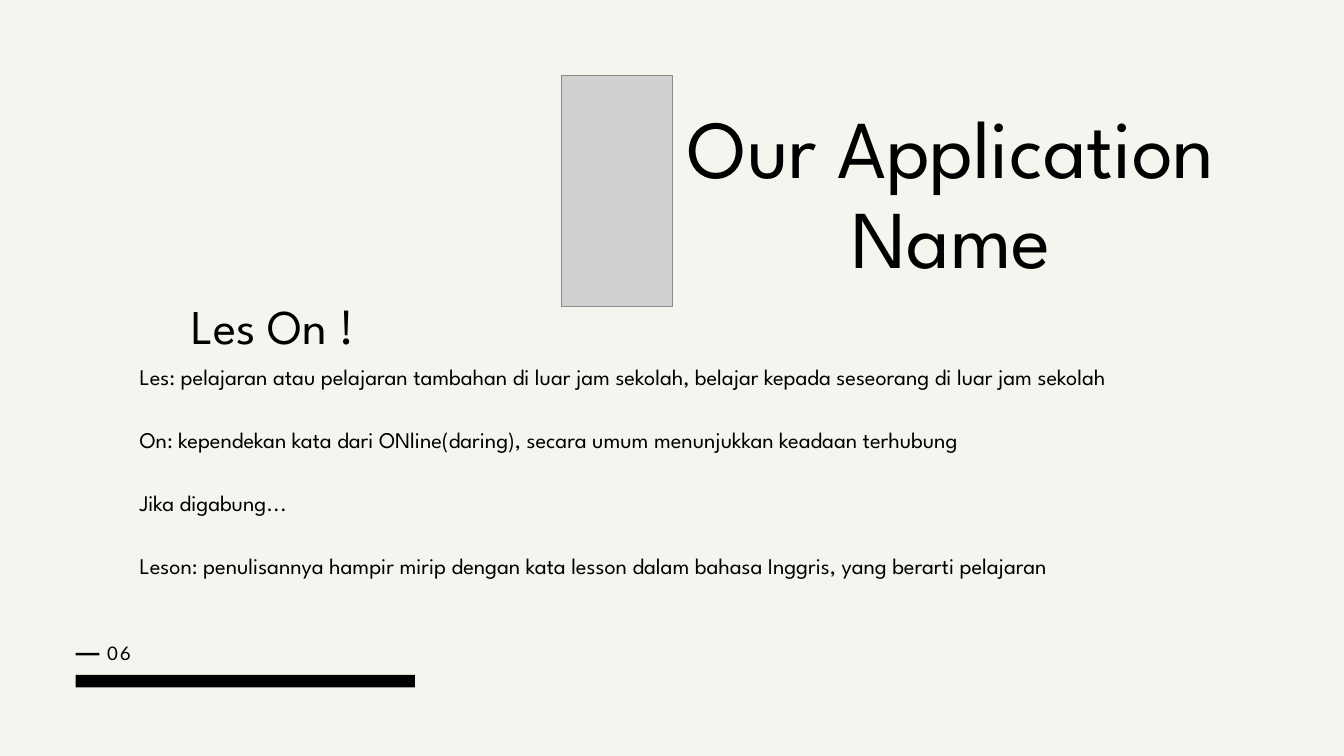
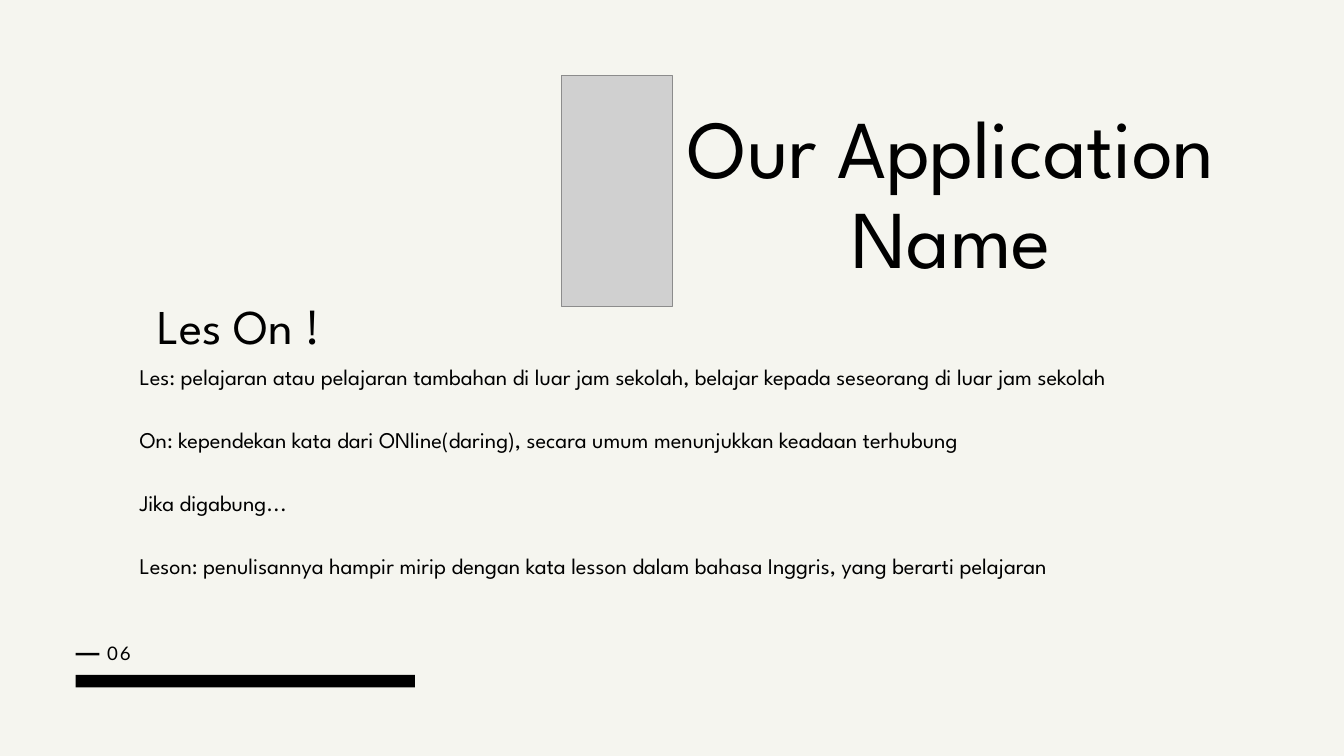
Before and after one commit to yuliancwiid/leson, a slide deck: slide 6 of Kel4_DeskripsiAwal_LesOn!_v2.pptx. Drawn at 1344x756 pixels with LibreOffice and Linux fonts; fonts in the diff are those of the drawing; grey boxes stand for pictures. Boxes give left, top, right and bottom in pixels: in the first picture for what was removed or moved away, otherwise in the second. Text is boxed around its words. In the diff, an @@ line names an element or a change of style, - is before the commit and + after.

```diff
--- a/Kel4_DeskripsiAwal_LesOn!_v2.pptx
+++ b/Kel4_DeskripsiAwal_LesOn!_v2.pptx
@@ text "Les On !": place and size @@
-text "Les On !" at [191,311,327,345]
+text "Les On !" at [157,311,293,345]
```
Also in this commit, not shown: 2 other slides changed, 2 other files.
